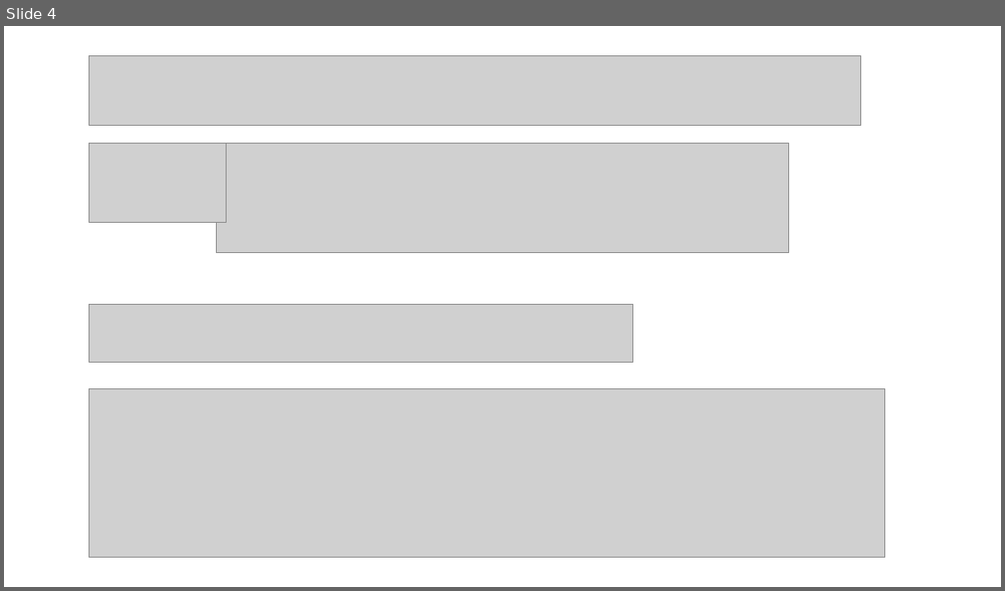
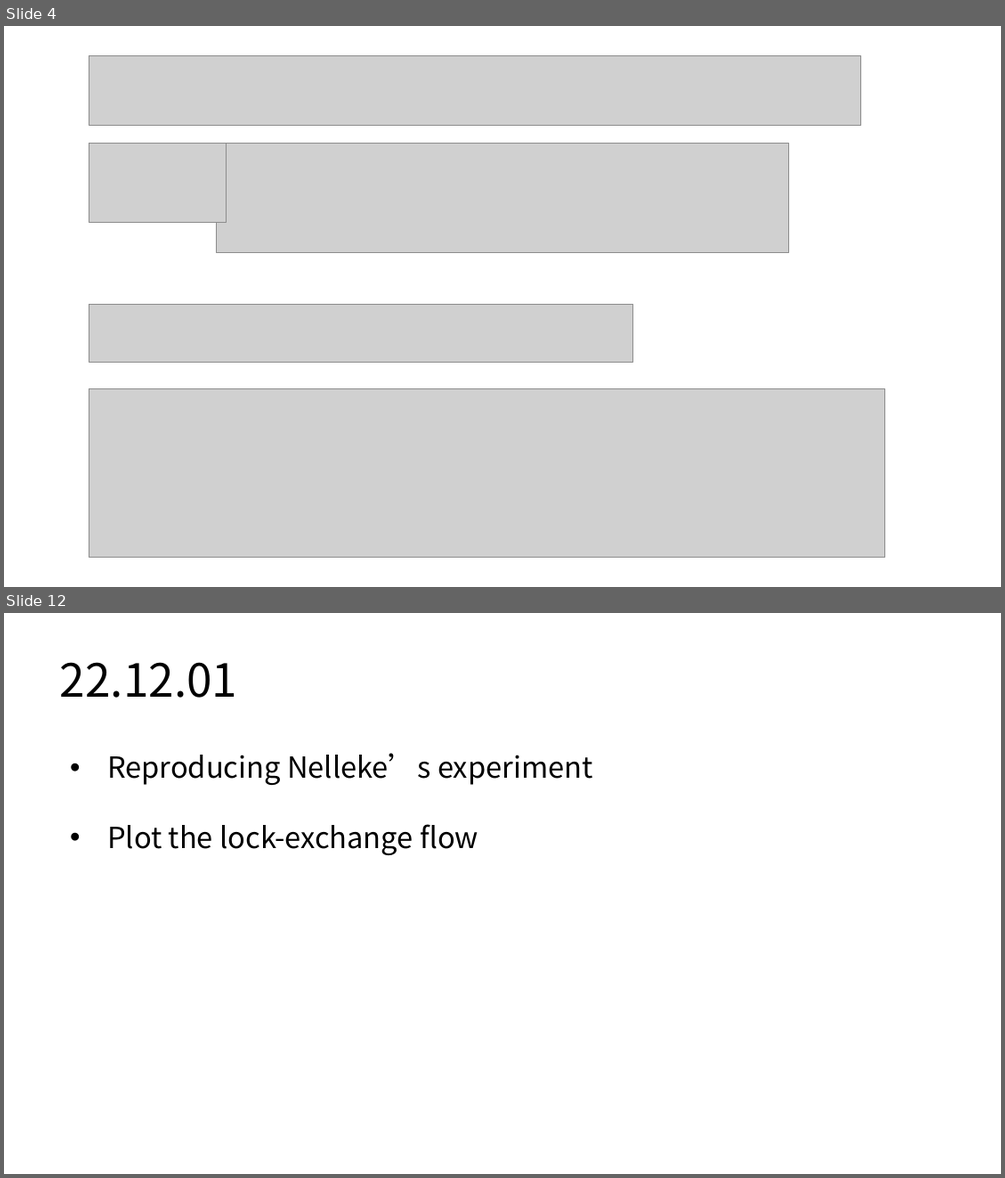
Before and after one commit to amnesia42/particles.jl, a slide deck: case_drifters_german_bight/progress/lsc_221102.pptx. Shown one above the other, each under a label of ours: slide 4 before the commit, slides 4 and 12 after it; the slides between them are not shown. The pictures are 1005x591 and 1005x1178 pixels, drawn with LibreOffice and Linux fonts; fonts in the diff are those of the drawing; grey boxes stand for pictures. Boxes give left, top, right and bottom in pixels: in the first picture for what was removed or moved away, otherwise in the second. Text is boxed around its words. In the diff, an @@ line names an element or a change of style, - is before the commit and + after.

```diff
--- a/case_drifters_german_bight/progress/lsc_221102.pptx
+++ b/case_drifters_german_bight/progress/lsc_221102.pptx
@@ slide 12 added at box(4, 613, 1001, 1174), background #FFFFFF @@
@@ title added at box(60, 662, 237, 698), 44 pt, text #000000 @@
+22.12.01
@@ text added at box(107, 753, 593, 855), 28 pt, text #000000 @@
+• Reproducing Nelleke’s experiment
+• Plot the lock-exchange flow
```
Also in this commit, not shown: 2 slides changed, 7 other slides added, 7 other files.
